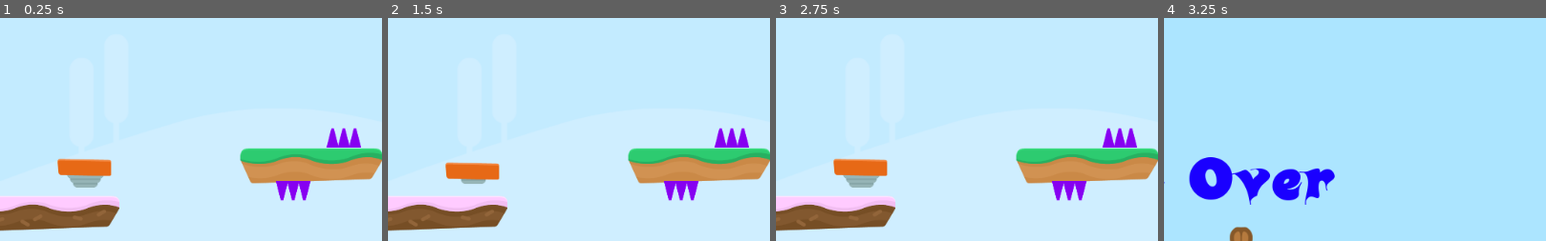
Above: before the commit, frames 1-4 (left to right).
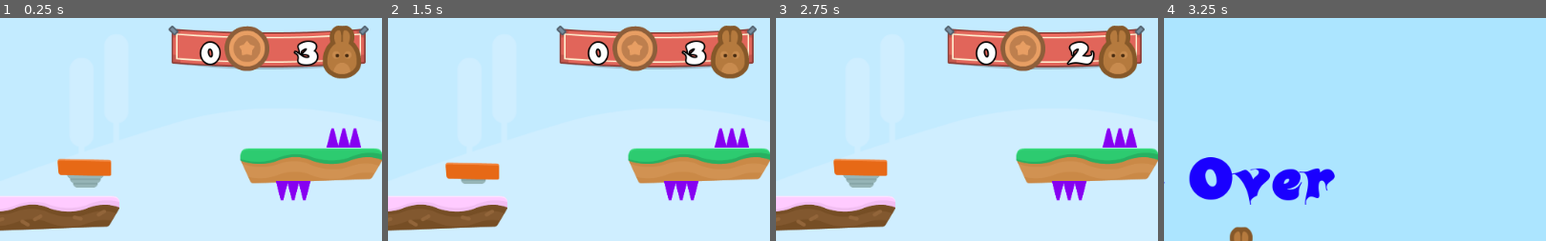
Above: after the commit, the same moments.

Repository: FireBorn123/HoppyDays_3.1.1
Game: Godot game, scene res://Levels/Level1.tscn
Same seed, same stepped clock (60 frames per second), same inputs: the game is played once before the commit and once after it.
Inputs:
- Up to frame 1 (0.25 s): no input
- Up to frame 2 (1.5 s): hold D (Right) from 0.53 s (still down); tap Space (Jump) at 0.77 s
- Up to frame 3 (2.75 s): tap Space (Jump) at 1.52 s; release D (Right) at 2.03 s; hold A (Left) from 2.03 s (still down)
- Up to frame 4 (3.25 s): release A (Left) at 2.78 s; hold D (Right) from 2.78 s (still down); tap Space (Jump) at 3.02 s
The pictures show only the part of the screen within x 50-100%, y 1-51%; the shares and areas given below are measured in that part.

The runs differ from the first frame. In frame 1, 9.2% of the frame differs, in the area x 44-97%, y 3-28%; in frame 2, 9.2%; in frame 3, 9.2%; in frame 4, nothing differs.

Commit message:
Information to the player - Making a GUI Lecture

Diff:
--- /dev/null
+++ b/GUI/GUI.gd
@@ -0,0 +1,8 @@
+extends CanvasLayer
+
+func _ready():
+	$Control/TextureRect/VBoxContainer/HealthCounter.text = "3"
+
+
+func UpdateLifeCount(Lives_left):
+	$Control/TextureRect/VBoxContainer/HealthCounter.text = str(Lives_left)
--- /dev/null
+++ b/GUI/GUI.tscn
@@ -0,0 +1,76 @@
+[gd_scene load_steps=6 format=2]
+
+[ext_resource path="res://Hoppy-Days-Assets/GFX/HUD/bannerHanging.png" type="Texture" id=1]
+[ext_resource path="res://Hoppy-Days-Assets/GFX/HUD/coin_bronze.png" type="Texture" id=2]
+[ext_resource path="res://Hoppy-Days-Assets/GFX/HUD/lifes.png" type="Texture" id=3]
+[ext_resource path="res://Hoppy-Days-Assets/Fonts/candles_.ttf" type="DynamicFontData" id=4]
+
+[sub_resource type="DynamicFont" id=1]
+size = 39
+outline_size = 2
+outline_color = Color( 0, 0, 0, 1 )
+use_filter = true
+font_data = ExtResource( 4 )
+
+[node name="GUI" type="CanvasLayer"]
+
+[node name="Control" type="Control" parent="."]
+anchor_right = 1.0
+anchor_bottom = 1.0
+__meta__ = {
+"_edit_use_anchors_": false
+}
+
+[node name="TextureRect" type="TextureRect" parent="Control"]
+anchor_left = 1.0
+anchor_right = 1.0
+margin_left = -286.0
+margin_top = 18.0
+margin_bottom = 59.0
+texture = ExtResource( 1 )
+
+[node name="VBoxContainer" type="HBoxContainer" parent="Control/TextureRect"]
+anchor_right = 1.0
+anchor_bottom = 1.0
+margin_left = 10.0
+margin_right = -28.0
+margin_bottom = 26.0
+custom_constants/separation = 6
+alignment = 1
+__meta__ = {
+"_edit_use_anchors_": false
+}
+
+[node name="CoinCounter" type="Label" parent="Control/TextureRect/VBoxContainer"]
+margin_top = 17.0
+margin_right = 59.0
+margin_bottom = 67.0
+size_flags_horizontal = 3
+custom_fonts/font = SubResource( 1 )
+text = "0"
+align = 2
+
+[node name="Coin Icon" type="TextureRect" parent="Control/TextureRect/VBoxContainer"]
+margin_left = 65.0
+margin_right = 125.0
+margin_bottom = 85.0
+texture = ExtResource( 2 )
+
+[node name="HealthCounter" type="Label" parent="Control/TextureRect/VBoxContainer"]
+margin_left = 131.0
+margin_top = 17.0
+margin_right = 190.0
+margin_bottom = 67.0
+size_flags_horizontal = 3
+custom_fonts/font = SubResource( 1 )
+text = "0"
+align = 2
+__meta__ = {
+"_edit_use_anchors_": false
+}
+
+[node name="Health Icon" type="TextureRect" parent="Control/TextureRect/VBoxContainer"]
+margin_left = 196.0
+margin_right = 248.0
+margin_bottom = 85.0
+texture = ExtResource( 3 )
--- a/Levels/GameState.gd
+++ b/Levels/GameState.gd
@@ -4,14 +4,22 @@
 
 func _ready():
 	add_to_group("Gamestate")
+	Update_GUI()
 	print(lives)
+
+func GetLives():
+	return lives
 
 func hurt():
 	lives -= 1
 	$Player.hurt()
+	Update_GUI()
 	if lives <= 0:
 		End_Game()
 	print(lives)
 
+func Update_GUI():
+	get_tree().call_group("GUI", "UpdateLifeCount", lives)
+
 func End_Game():
 	get_tree().change_scene("res://Levels/GameOver.tscn")
--- a/Levels/Level1.tscn
+++ b/Levels/Level1.tscn
@@ -7,6 +7,8 @@
 [ext_resource path="res://Hoppy-Days-Assets/SFX/Summer_Park.ogg" type="AudioStream" id=5]
 [ext_resource path="res://Items/JumpPad.tscn" type="PackedScene" id=6]
 [ext_resource path="res://Levels/GameState.gd" type="Script" id=7]
+[ext_resource path="res://GUI/GUI.tscn" type="PackedScene" id=8]
+[ext_resource path="res://GUI/GUI.gd" type="Script" id=9]
 
 [node name="Level1" type="Node2D"]
 script = ExtResource( 7 )
@@ -64,3 +66,8 @@
 
 [node name="JumpPad4" parent="JumpPads" instance=ExtResource( 6 )]
 position = Vector2( 4870.99, 589.847 )
+
+[node name="GUI" parent="." groups=[
+"GUI",
+] instance=ExtResource( 8 )]
+script = ExtResource( 9 )
Not shown: 1 places in Levels/Level1.tscn that only renumber resources
